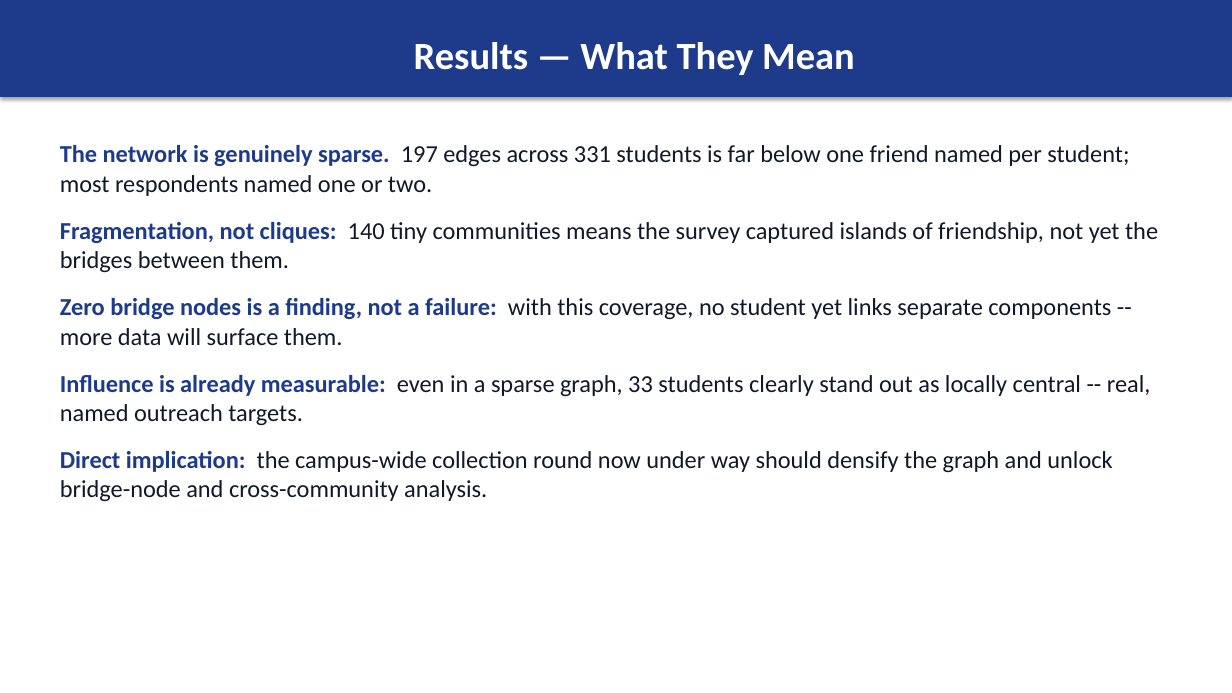
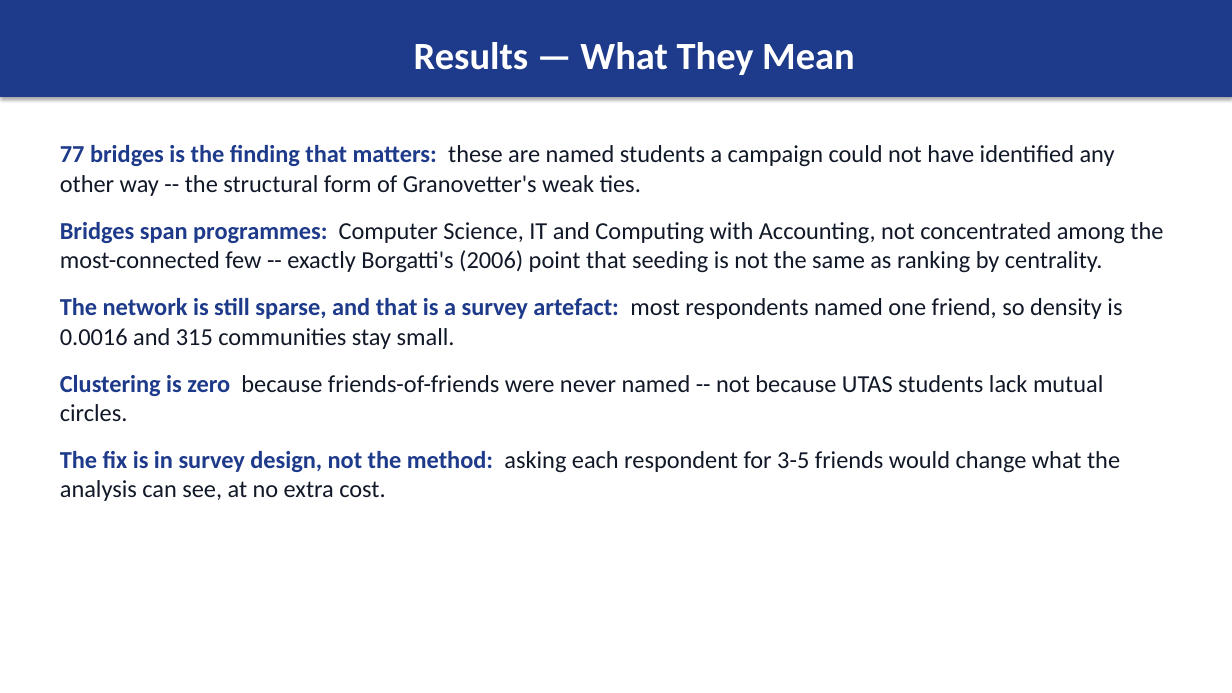
Before and after one commit to Kwakubenzy/UTAS_SNA_System, a slide deck: slide 13 of docs/UTAS_SNA_Defense_Presentation.pptx. Drawn at 1232x693 pixels with LibreOffice and Linux fonts; fonts in the diff are those of the drawing. Boxes give left, top, right and bottom in pixels: in the first picture for what was removed or moved away, otherwise in the second. Text is boxed around its words. In the diff, an @@ line names an element or a change of style, - is before the commit and + after.

```diff
--- a/docs/UTAS_SNA_Defense_Presentation.pptx
+++ b/docs/UTAS_SNA_Defense_Presentation.pptx
@@ text at (60, 145, 1163, 501): text changed @@
-The network is genuinely sparse. 197 edges across 331 students is far below one friend named per student; most respondents named one or two.
-Fragmentation, not cliques: 140 tiny communities means the survey captured islands of friendship, not yet the bridges between them.
-Zero bridge nodes is a finding, not a failure: with this coverage, no student yet links separate components -- more data will surface them.
-Influence is already measurable: even in a sparse graph, 33 students clearly stand out as locally central -- real, named outreach targets.
-Direct implication: the campus-wide collection round now under way should densify the graph and unlock bridge-node and cross-community analysis.
+77 bridges is the finding that matters: these are named students a campaign could not have identified any other way -- the structural form of Granovetter's weak ties.
+Bridges span programmes: Computer Science, IT and Computing with Accounting, not concentrated among the most-connected few -- exactly Borgatti's (2006) point that seeding is not the same as ranking by centrality.
+The network is still sparse, and that is a survey artefact: most respondents named one friend, so density is 0.0016 and 315 communities stay small.
+Clustering is zero because friends-of-friends were never named -- not because UTAS students lack mutual circles.
+The fix is in survey design, not the method: asking each respondent for 3-5 friends would change what the analysis can see, at no extra cost.
```
Also in this commit, not shown: 4 other slides changed, 1 slide added, 1 other file.
